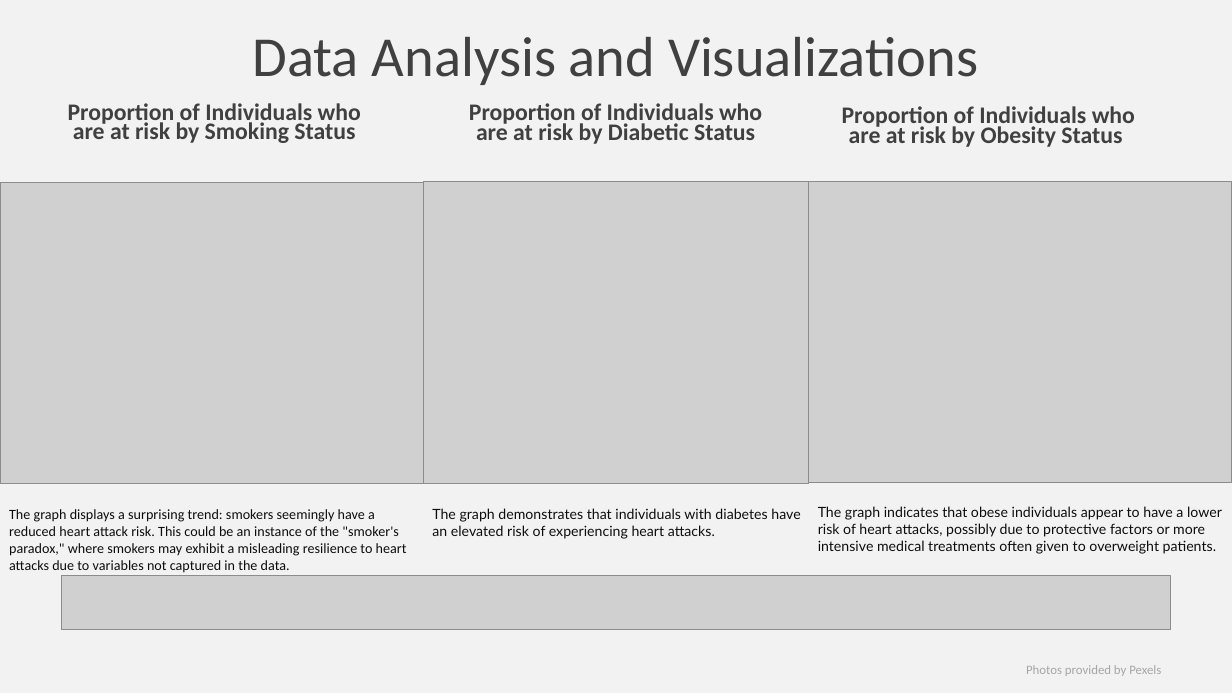
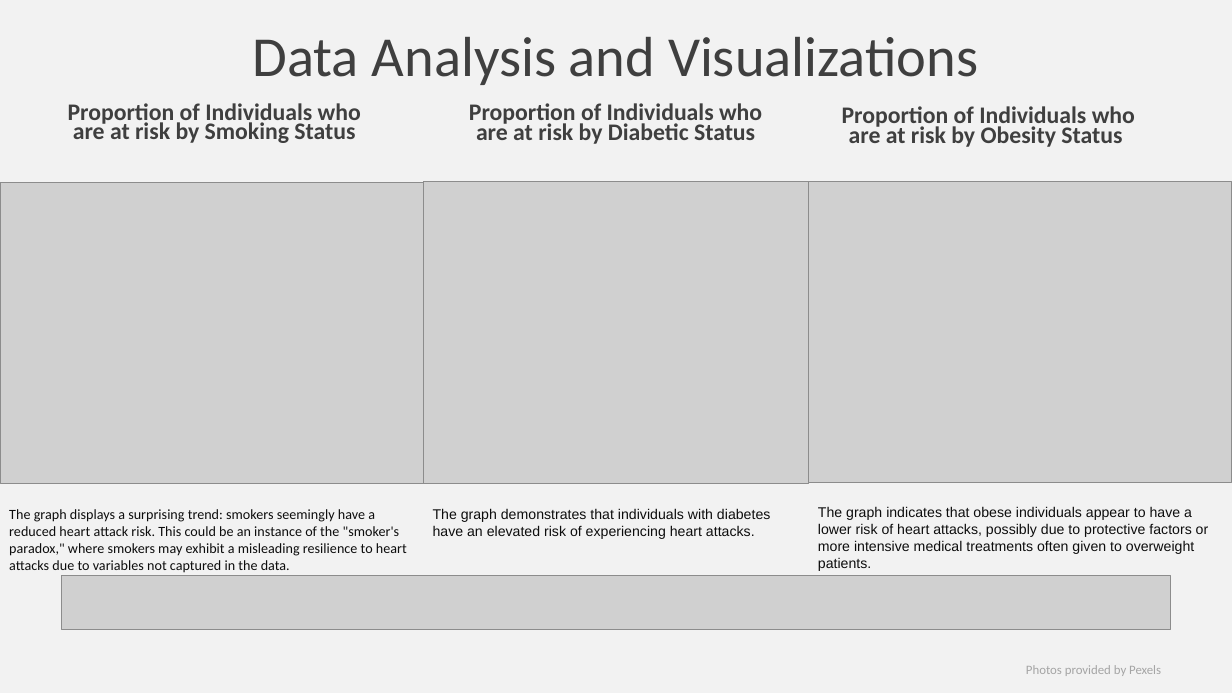
Before and after one commit to Arnawutu/Project4Group7, a slide deck: slide 8 of Heart_Risk_Data_Analysis_Project_4.pptx (slide 5 before the commit). Drawn at 1232x693 pixels with LibreOffice and Linux fonts; fonts in the diff are those of the drawing; grey boxes stand for pictures. Boxes give left, top, right and bottom in pixels: in the first picture for what was removed or moved away, otherwise in the second. Text is boxed around its words. In the diff, an @@ line names an element or a change of style, - is before the commit and + after.

```diff
--- a/Heart_Risk_Data_Analysis_Project_4.pptx
+++ b/Heart_Risk_Data_Analysis_Project_4.pptx
@@ text "The graph demonstrates that individuals ..." at (433, 508, 770, 539): font Lato to Arial @@
@@ text "The graph indicates that obese ..." at (818, 506, 1209, 571): font Lato to Arial @@
```
Also in this commit, not shown: 8 other slides changed, 3 slides added, 2 slides removed.
